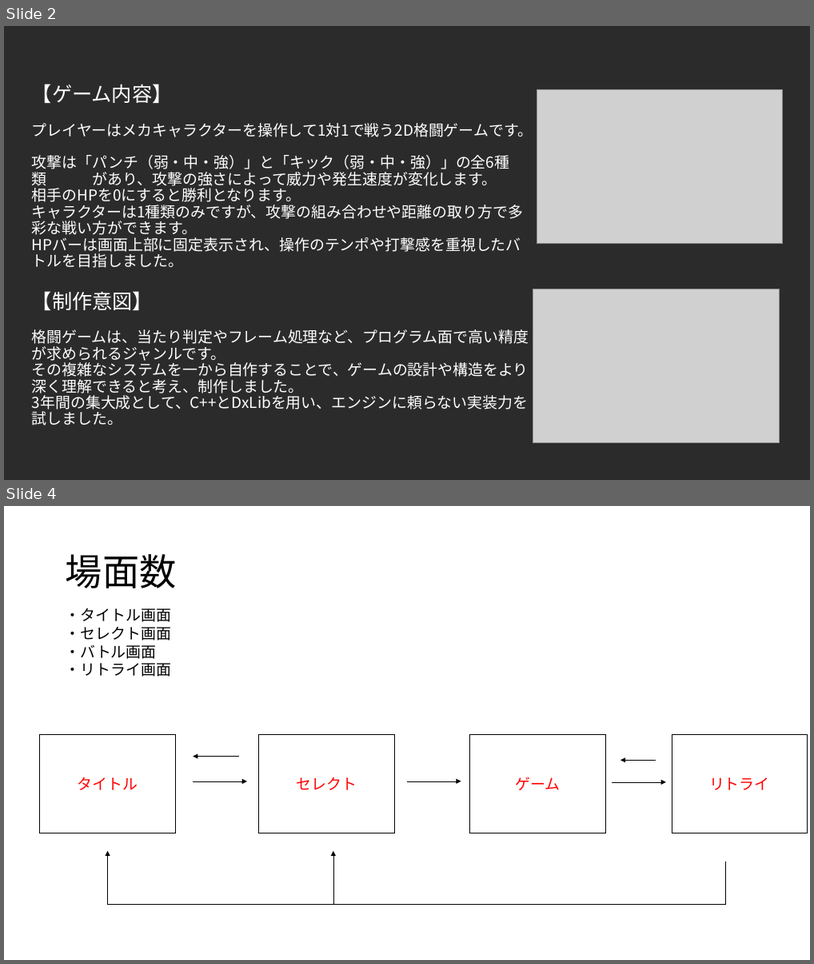
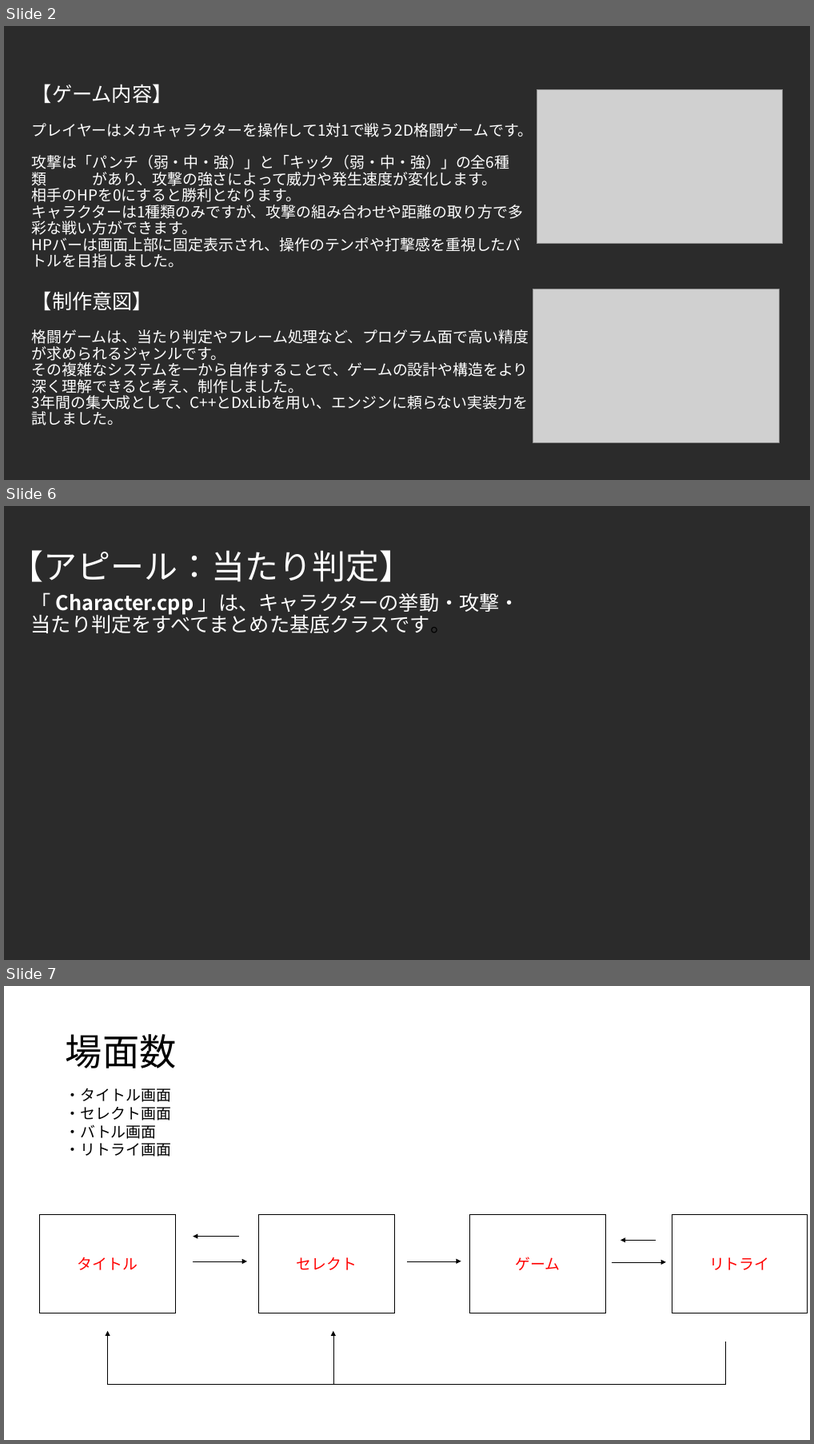
Before and after one commit to F0402Nishi/FightingGame, a slide deck: 仕様書.pptx. Shown one above the other, each under a label of ours: slides 2 and 4 before the commit, slides 2, 6 and 7 after it; the slides between them are not shown. The pictures are 814x964 and 814x1444 pixels, drawn with LibreOffice and Linux fonts; fonts in the diff are those of the drawing; grey boxes stand for pictures; background and template pictures are left out; a plain dark background stands for a picture behind light text. Boxes give left, top, right and bottom in pixels: in the first picture for what was removed or moved away, otherwise in the second. Text is boxed around its words. In the diff, an @@ line names an element or a change of style, - is before the commit and + after.

```diff
--- a/仕様書.pptx
+++ b/仕様書.pptx
@@ slide 6 added at <box>4,506,810,960</box>, background picture (left out) @@
@@ title added at <box>10,550,414,582</box>, 40 pt, text #FFFFFF @@
+【アピール：当たり判定】
@@ subtitle added at <box>31,592,520,633</box>, 24 pt, text #FFFFFF @@
+「 Character.cpp 」は、キャラクターの挙動・攻撃・当たり判定をすべてまとめた基底クラスです。
@@ what was slide 4 is now slide 7 @@
```
Also in this commit, not shown: 2 slides changed, 2 other slides added.
